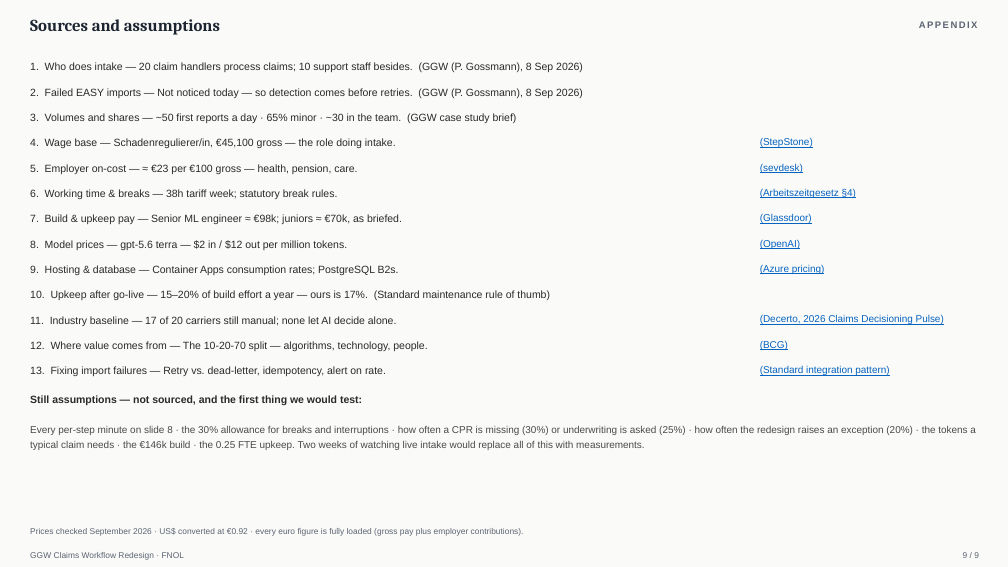
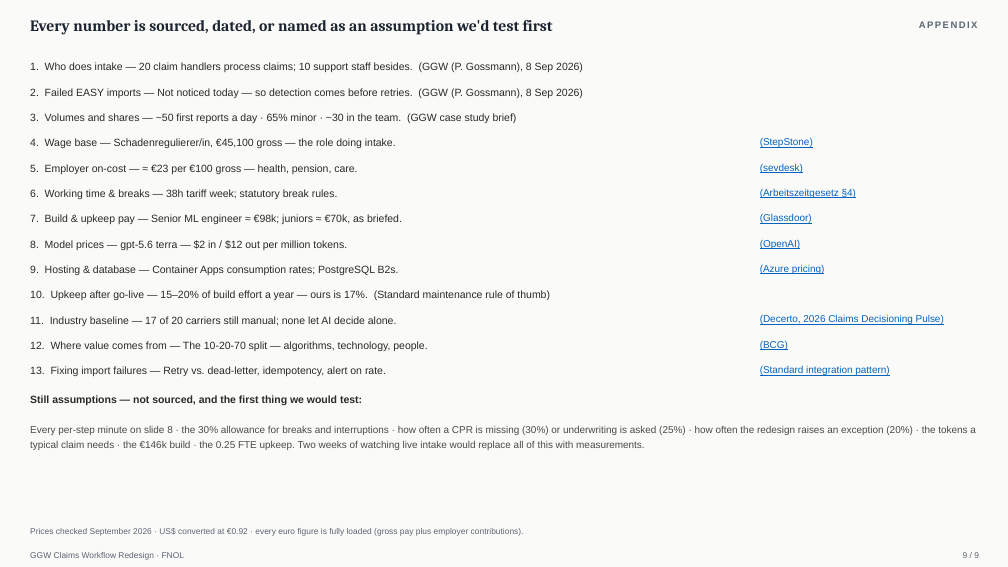
Before and after one commit to utkarshkingh/ggw_casestudy, a slide deck: slide 9 of case-study/deck/GGW_FNOL_Redesign.pptx. Drawn at 1008x567 pixels with LibreOffice and Linux fonts; fonts in the diff are those of the drawing. Boxes give left, top, right and bottom in pixels: in the first picture for what was removed or moved away, otherwise in the second. Text is boxed around its words. In the diff, an @@ line names an element or a change of style, - is before the commit and + after.

```diff
--- a/case-study/deck/GGW_FNOL_Redesign.pptx
+++ b/case-study/deck/GGW_FNOL_Redesign.pptx
@@ text at (30, 20, 553, 35): text changed; size 16 to 15 pt @@
-Sources and assumptions
+Every number is sourced, dated, or named as an assumption we'd test first
```
Also in this commit, not shown: 6 other slides changed, 2 other files.
